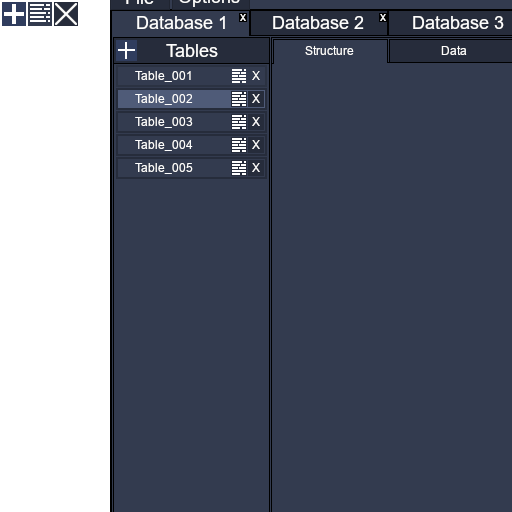
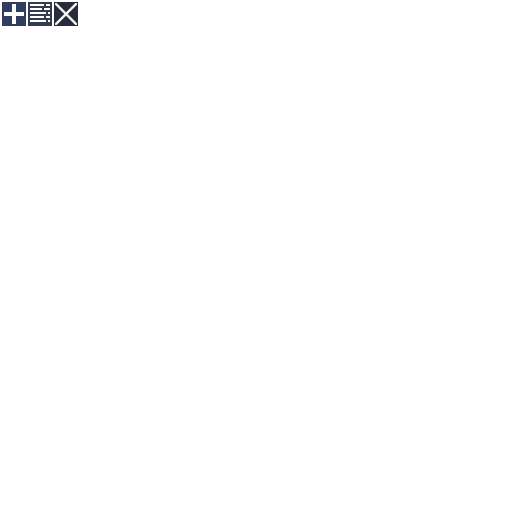
Layers edited between the first and the second 512 × 512 image:
hid "2_0_main_layout.png" over [110, 0, 512, 512]
